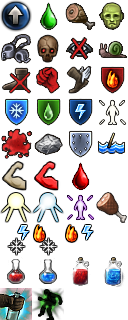
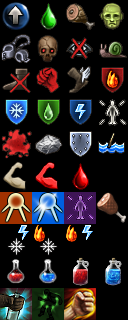
Two versions of the same layered image (128×320). Layer-by-layer changes:
painted on "Layer 4" over [64, 288, 96, 320]
showed "Layer 2" over [0, 0, 128, 320]
